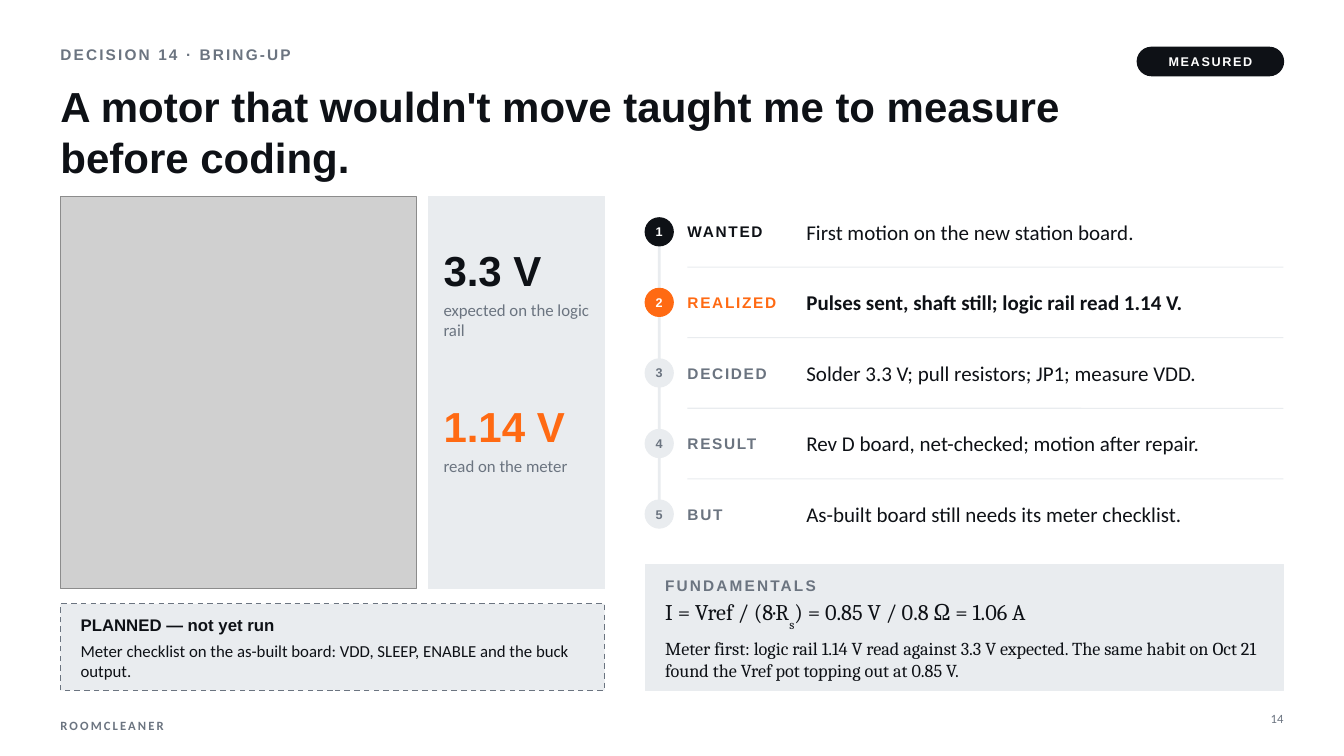
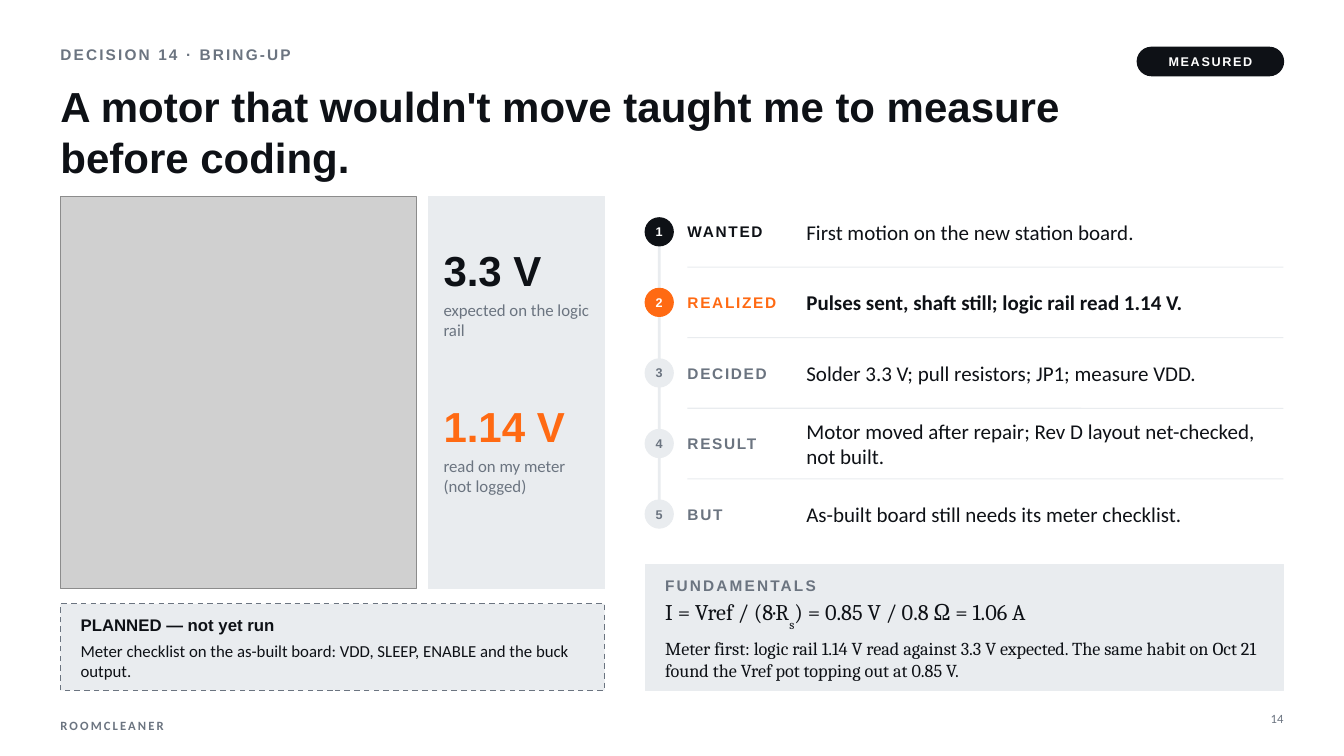
Before and after one commit to Jaspario1199/RoomCleaner, a slide deck: slide 14 of docs/presentation/deck/RoomCleaner_SpaceX_draft.pptx. Drawn at 1344x756 pixels with LibreOffice and Linux fonts; fonts in the diff are those of the drawing; grey boxes stand for pictures. Boxes give left, top, right and bottom in pixels: in the first picture for what was removed or moved away, otherwise in the second. Text is boxed around its words. In the diff, an @@ line names an element or a change of style, - is before the commit and + after.

```diff
--- a/docs/presentation/deck/RoomCleaner_SpaceX_draft.pptx
+++ b/docs/presentation/deck/RoomCleaner_SpaceX_draft.pptx
@@ text at [806,424,1254,464]: text changed @@
-Rev D board, net-checked; motion after repair.
+Motor moved after repair; Rev D layout net-checked, not built.
@@ text at [444,460,565,495]: text changed @@
-read on the meter
+read on my meter (not logged)
```
Also in this commit, not shown: 21 other slides changed, 5 other files.
